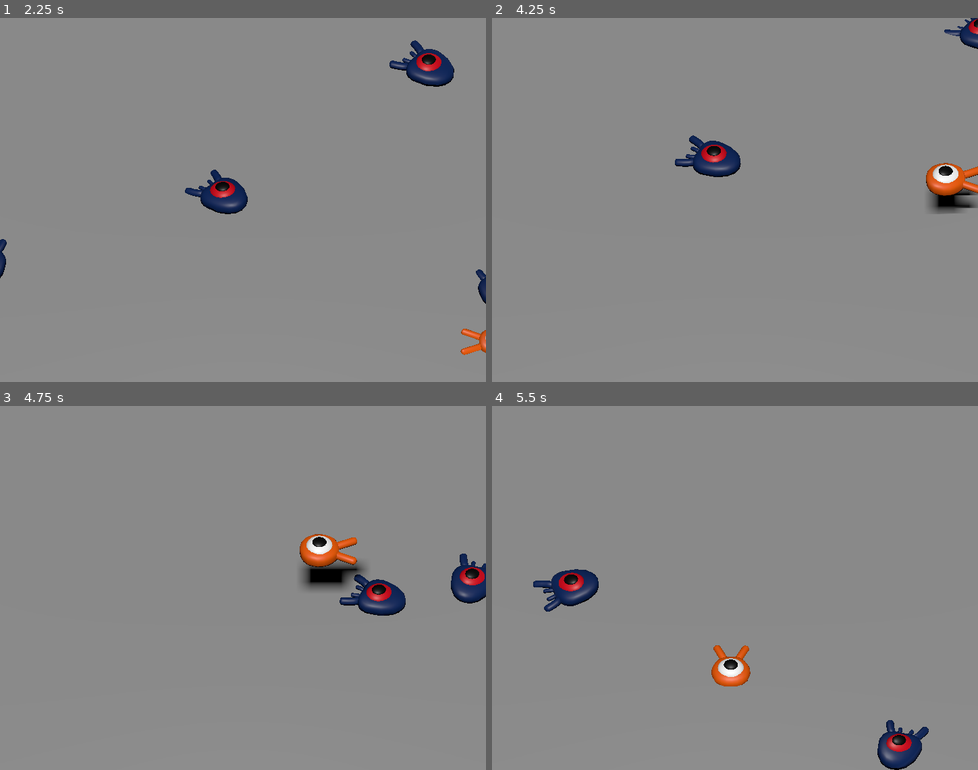
Above: before the commit, frames 1-4 (two rows, left to right).
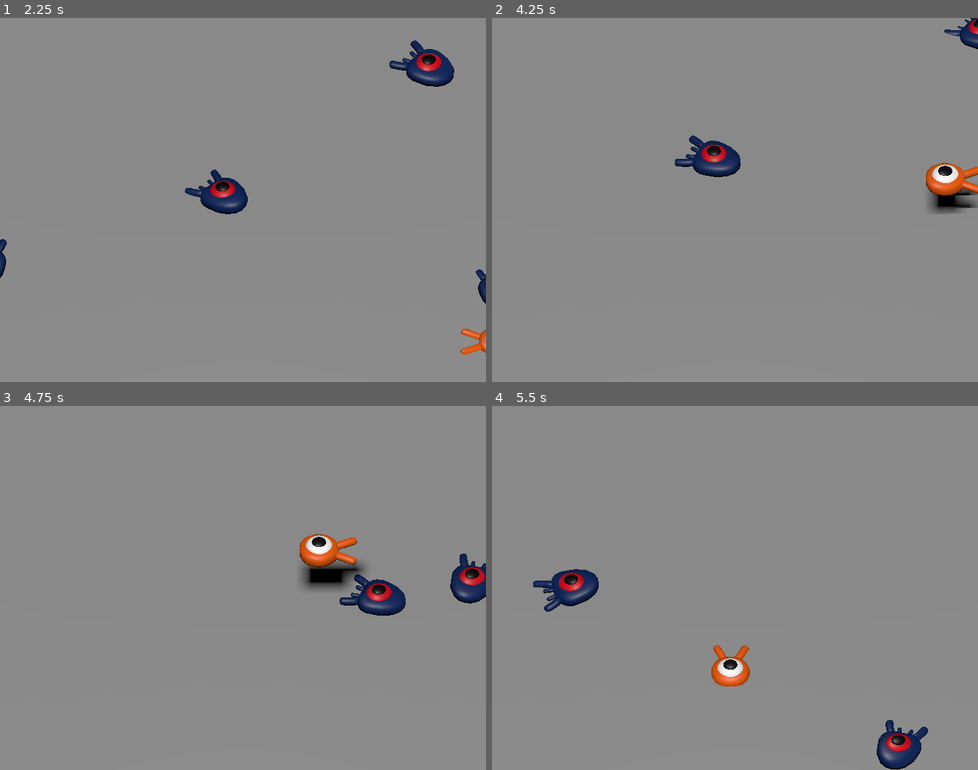
Above: after the commit, the same moments.

Repository: Koccov/squash-the-creeps
Game: Godot game, scene res://main.tscn
Same seed, same stepped clock (60 frames per second), same inputs: the game is played once before the commit and once after it.
Inputs:
- Up to frame 1 (2.25 s): tap Enter at 0.5 s; hold Right (move_right) 0.53-1.28 s; tap Space (jump) at 0.77, 1.52 s; hold Down (move_backward) 1.28-2.03 s; hold Right (move_right) from 2.03 s (still down)
- Up to frame 2 (4.25 s): release Right (move_right) at 2.78 s; hold Up (move_forward) 2.78-3.53 s; tap Space (jump) at 3.02, 3.77 s; hold Left (move_left) from 3.53 s (still down)
- Up to frame 3 (4.75 s): keep holding Left (move_left); tap Space (jump) at 4.52 s
- Up to frame 4 (5.5 s): release Left (move_left) at 5.03 s; hold Down (move_backward) from 5.03 s (still down)

Frame 1 is identical in both runs. In frame 2, less than 0.1% of the frame differs, in the area x 39-100%, y 0-49%; in frame 3, less than 0.1%; in frame 4, 0.2%, in the area x 10-90%, y 44-100%.

Commit message:
squash mobs when Player hits them from above

Diff:
--- a/player.gd
+++ b/player.gd
@@ -6,6 +6,8 @@
 @export var fall_acceleration = 75
 ## vertical impulse when jumping [m/s]
 @export var jump_impulse = 20
+## vertical impulse on bounce over a mob [m/s]
+@export var bounce_impulse = 16
 
 var target_velocity = Vector3.ZERO
 
@@ -39,6 +41,24 @@
 	if is_on_floor() and Input.is_action_just_pressed("jump"):
 		target_velocity.y = jump_impulse
 
+	# iterate through all collision this frame
+	for index in range(get_slide_collision_count()):
+		# get one of the collisions
+		var collision = get_slide_collision(index)
+
+		# if collision with ground
+		if (collision.get_collider() == null):
+			continue
+
+		# if collision with mob
+		if (collision.get_collider().is_in_group("mob")):
+			var mob = collision.get_collider()
+			# check if hit from above
+			if Vector3.UP.dot(collision.get_normal()) > 0.1:
+				# squash and bounce
+				mob.squash()
+				target_velocity.y = bounce_impulse
+
 	# move the character
 	velocity = target_velocity
 	move_and_slide()
